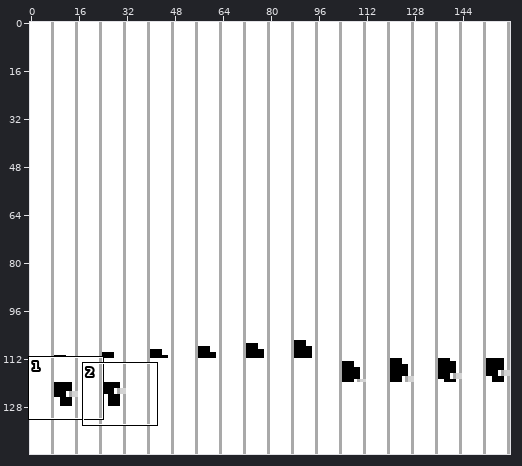
Sprite sheet: flappyboy.gb.png. Above, an overview of the earlier version with the close-up marked.
Close-up. Before:
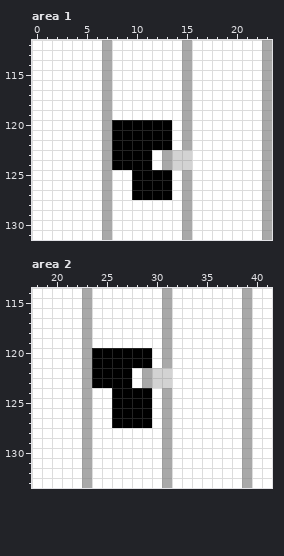
The file is 160x144 pixels. Shown: area 1: x 0..23, y 112..131; area 2: x 18..41, y 114..133. The commit also changed other parts of the picture, which this record leaves out.
The same view after the edit:
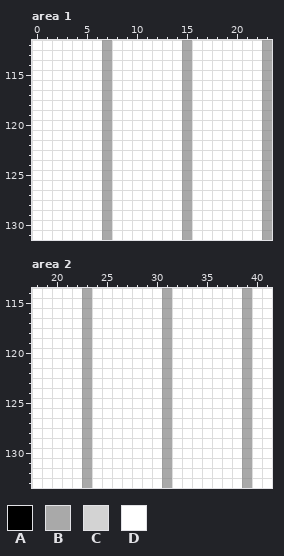
Palette (. is transparent): A #000000  B #a9a9a9  C #d3d3d3  D #ffffff
Diff:
Area 1:
The edit turns colour C into colour B in rows 123 to 124 at x 15.
The edit turns colour A into colour D in rows 120 to 122 at x 8 to 13; in rows 123 to 124 at x 8 to 11; in rows 125 to 127 at x 10 to 13.
The edit turns colour B into colour D in rows 123 to 124 at x 13.
The edit turns colour C into colour D in rows 123 to 124 at x 14.
Area 2:
The edit turns colour C into colour B in rows 122 to 123 at x 31.
The edit turns colour A into colour D in rows 120 to 121 at x 24 to 29; in rows 122 to 123 at x 24 to 27; in rows 124 to 127 at x 26 to 29.
The edit turns colour B into colour D in rows 122 to 123 at x 29.
The edit turns colour C into colour D in rows 122 to 123 at x 30.
